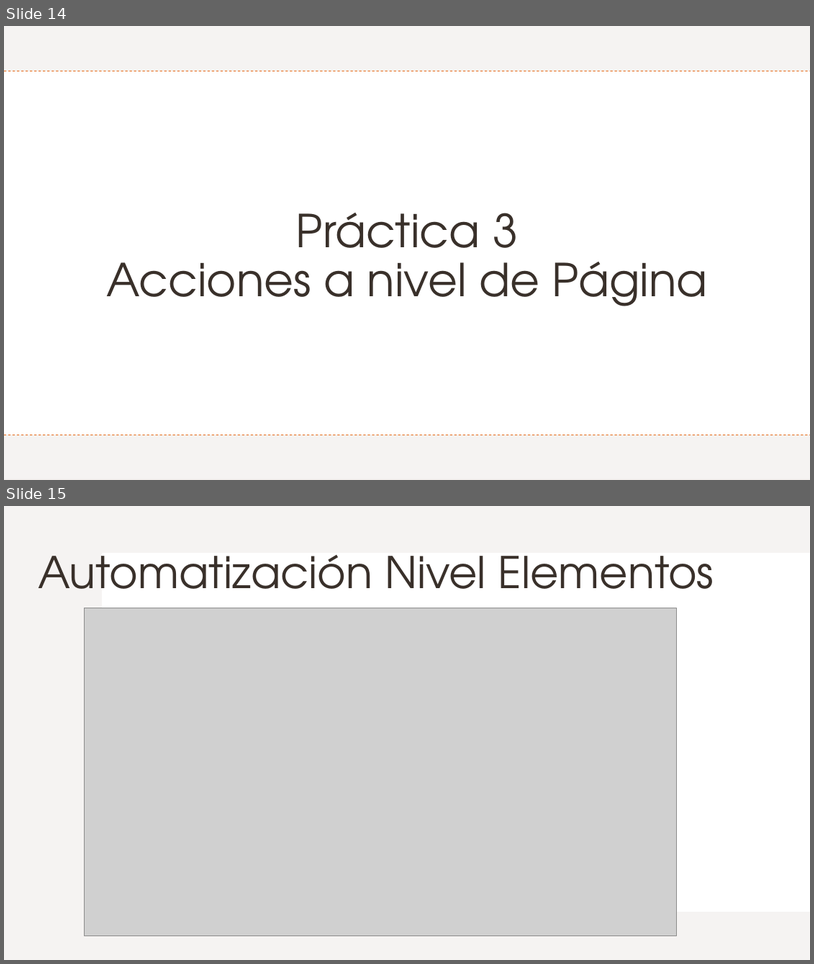
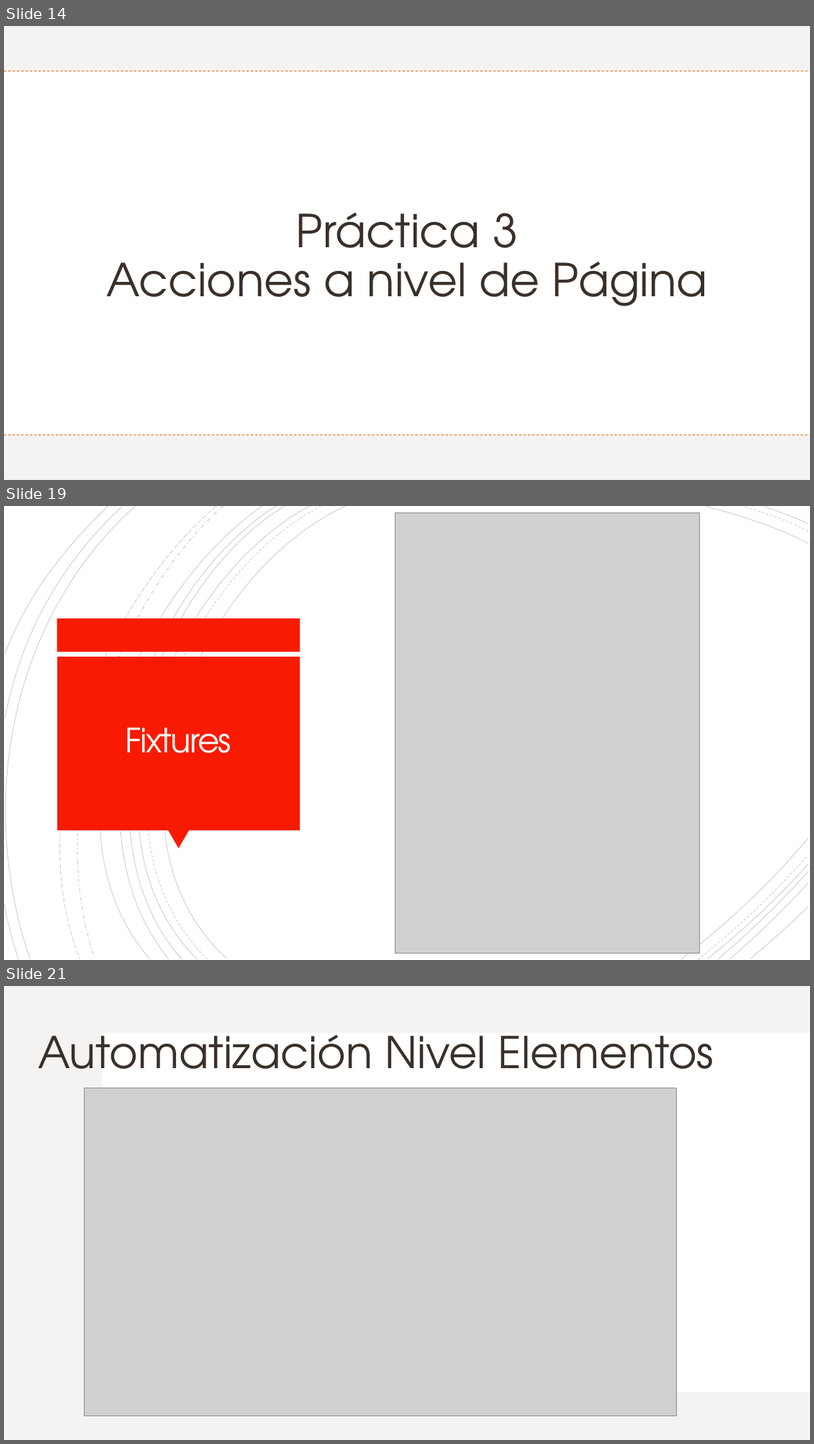
Before and after one commit to Charris1904/automation-qa-sessions, a slide deck: files/4. Selenium.pptx. Shown one above the other, each under a label of ours: slides 14 and 15 before the commit, slides 14, 19 and 21 after it; the slides between them are not shown. The pictures are 814x964 and 814x1444 pixels, drawn with LibreOffice and Linux fonts; fonts in the diff are those of the drawing; grey boxes stand for pictures. Boxes give left, top, right and bottom in pixels: in the first picture for what was removed or moved away, otherwise in the second. Text is boxed around its words. In the diff, an @@ line names an element or a change of style, - is before the commit and + after.

```diff
--- a/files/4. Selenium.pptx
+++ b/files/4. Selenium.pptx
@@ slide 19 added at (x1=4, y1=506, x2=810, y2=960), background #FFFFFF @@
@@ group added at (x1=4, y1=506, x2=809, y2=960): 21 freeform shapes @@
@@ picture added at (x1=396, y1=512, x2=700, y2=953) @@
@@ rectangle added at (x1=57, y1=618, x2=301, y2=651), fill #F81B02 @@
@@ rectangle added at (x1=57, y1=656, x2=300, y2=830), fill #F81B02 @@
@@ title added at (x1=126, y1=727, x2=232, y2=753), 40 pt, text #FFFEFF @@
+Fixtures
@@ triangle added at (x1=168, y1=830, x2=189, y2=849), fill #F81B02 @@
@@ what was slide 15 is now slide 21 @@
```
Also in this commit, not shown: 1 slide changed, 5 other slides added.
